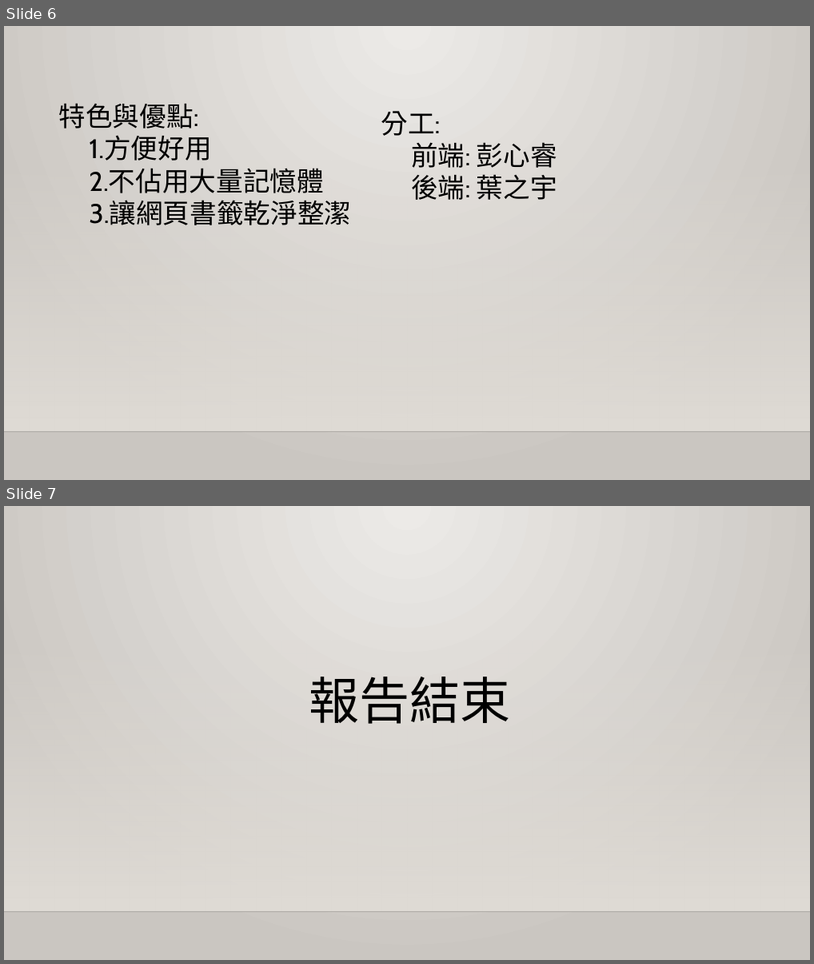
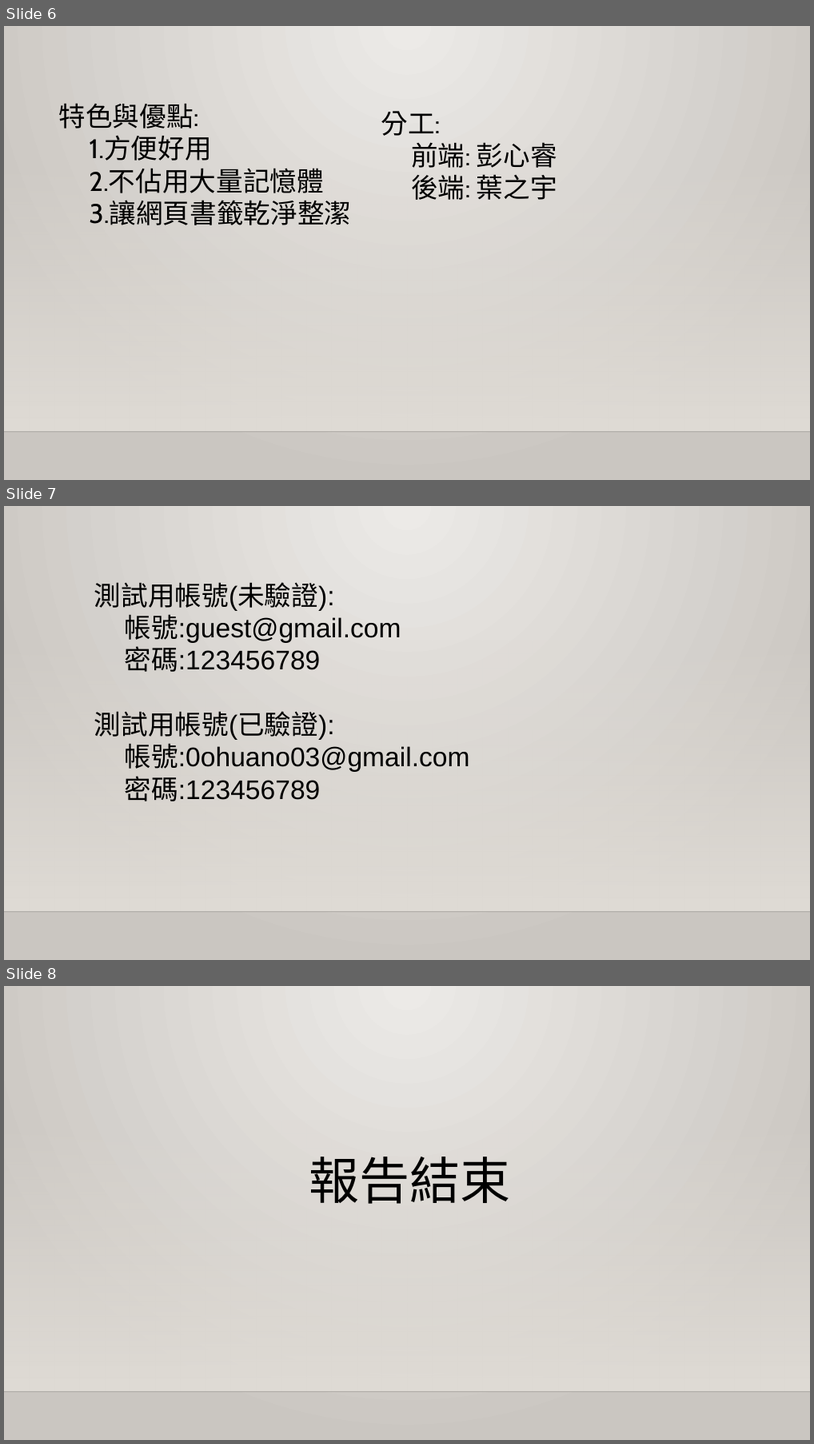
Before and after one commit to YukiHime-TW/nhentai, a slide deck: 漫畫筆記本-00757028+00757018.pptx. Shown one above the other, each under a label of ours: slides 6 and 7 before the commit, slides 6, 7 and 8 after it. The pictures are 814x964 and 814x1444 pixels, drawn with LibreOffice and Linux fonts; fonts in the diff are those of the drawing; background and template pictures are left out. Boxes give left, top, right and bottom in pixels: in the first picture for what was removed or moved away, otherwise in the second. Text is boxed around its words. In the diff, an @@ line names an element or a change of style, - is before the commit and + after.

```diff
--- a/漫畫筆記本-00757028+00757018.pptx
+++ b/漫畫筆記本-00757028+00757018.pptx
@@ slide 7 added at box(4, 506, 810, 960), background gradient #ECEAE7 to #CAC7C1; not listed: 2 template elements that a slide beside it also shows @@
@@ text added at box(94, 582, 470, 801), 32 pt, text #000000 @@
+測試用帳號(未驗證):
+帳號:guest@gmail.com
+密碼:123456789
+測試用帳號(已驗證):
+帳號:0ohuano03@gmail.com
+密碼:123456789
@@ what was slide 7 is now slide 8 @@
```
